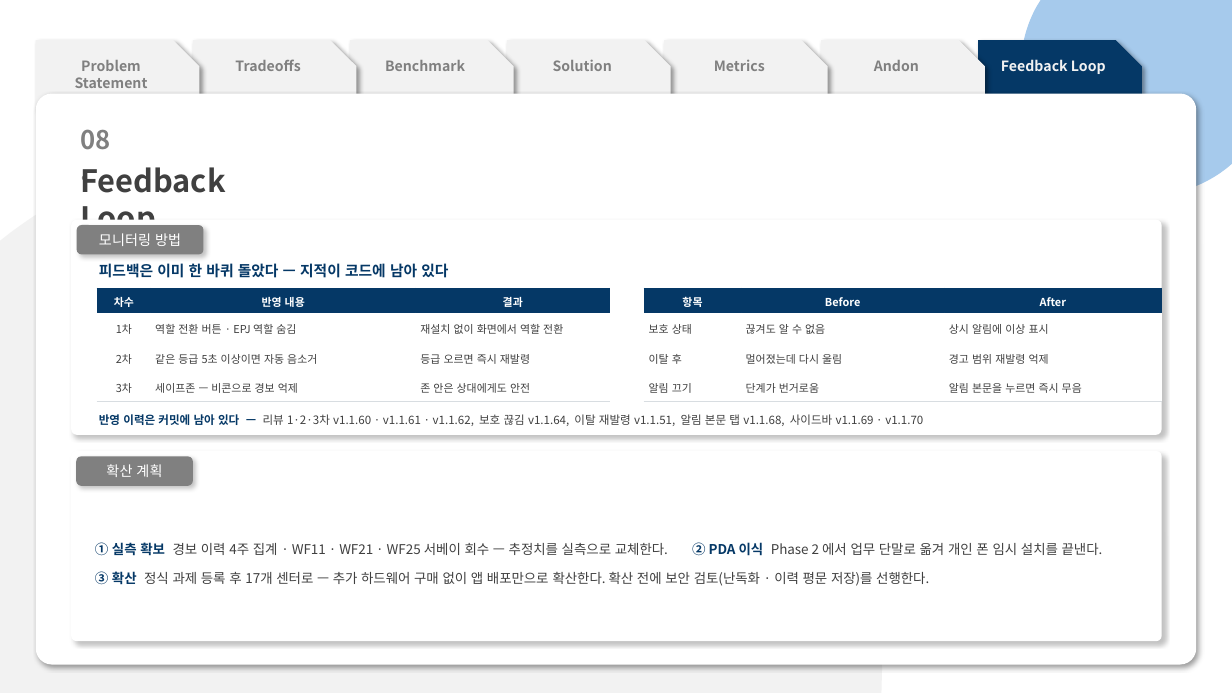
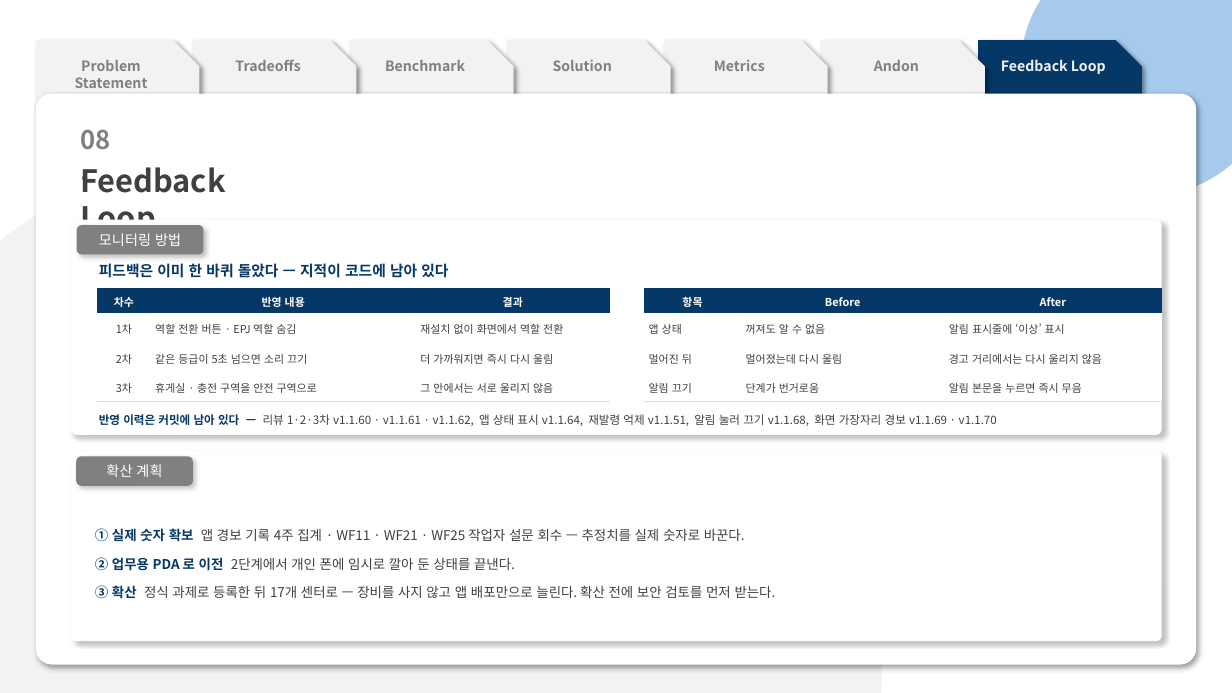
Before and after one commit to pslymzero-cyber/SafeAlert, a slide deck: slide 14 of docs/presentation/contest/SafeAlert_CouSolve_Contest.pptx. Drawn at 1232x693 pixels with LibreOffice and Linux fonts; fonts in the diff are those of the drawing. Boxes give left, top, right and bottom in pixels: in the first picture for what was removed or moved away, otherwise in the second. Text is boxed around its words. In the diff, an @@ line names an element or a change of style, - is before the commit and + after.

```diff
--- a/docs/presentation/contest/SafeAlert_CouSolve_Contest.pptx
+++ b/docs/presentation/contest/SafeAlert_CouSolve_Contest.pptx
@@ table at (x1=97, y1=288, x2=610, y2=402) @@
-row 3, column 2: 같은 등급 5초 이상이면 자동 음소거
+row 3, column 2: 같은 등급이 5초 넘으면 소리 끄기
-row 3, column 3: 등급 오르면 즉시 재발령
+row 3, column 3: 더 가까워지면 즉시 다시 울림
-row 4, column 2: 세이프존 — 비콘으로 경보 억제
+row 4, column 2: 휴게실 · 충전 구역을 안전 구역으로
-row 4, column 3: 존 안은 상대에게도 안전
+row 4, column 3: 그 안에서는 서로 울리지 않음
@@ table at (x1=644, y1=288, x2=1162, y2=402) @@
-row 2: 보호 상태 | 끊겨도 알 수 없음 | 상시 알림에 이상 표시
+row 2: 앱 상태 | 꺼져도 알 수 없음 | 알림 표시줄에 ‘이상’ 표시
-row 3, column 1: 이탈 후
+row 3, column 1: 멀어진 뒤
-row 3, column 3: 경고 범위 재발령 억제
+row 3, column 3: 경고 거리에서는 다시 울리지 않음
@@ text at (x1=99, y1=414, x2=997, y2=426): text changed @@
-반영 이력은 커밋에 남아 있다 — 리뷰 1·2·3차 v1.1.60 · v1.1.61 · v1.1.62, 보호 끊김 v1.1.64, 이탈 재발령 v1.1.51, 알림 본문 탭 v1.1.68, 사이드바 v1.1.69 · v1.1.70
+반영 이력은 커밋에 남아 있다 — 리뷰 1·2·3차 v1.1.60 · v1.1.61 · v1.1.62, 앱 상태 표시 v1.1.64, 재발령 억제 v1.1.51, 알림 눌러 끄기 v1.1.68, 화면 가장자리 경보 v1.1.69 · v1.1.70
@@ text in rounded rectangle at (x1=95, y1=528, x2=776, y2=599): text changed @@
-① 실측 확보 경보 이력 4주 집계 · WF11 · WF21 · WF25 서베이 회수 — 추정치를 실측으로 교체한다. ② PDA 이식 Phase 2 에서 업무 단말로 옮겨 개인 폰 임시 설치를 끝낸다.
-③ 확산 정식 과제 등록 후 17개 센터로 — 추가 하드웨어 구매 없이 앱 배포만으로 확산한다. 확산 전에 보안 검토(난독화 · 이력 평문 저장)를 선행한다.
+① 실제 숫자 확보 앱 경보 기록 4주 집계 · WF11 · WF21 · WF25 작업자 설문 회수 — 추정치를 실제 숫자로 바꾼다.
+② 업무용 PDA 로 이전 2단계에서 개인 폰에 임시로 깔아 둔 상태를 끝낸다.
+③ 확산 정식 과제로 등록한 뒤 17개 센터로 — 장비를 사지 않고 앱 배포만으로 늘린다. 확산 전에 보안 검토를 먼저 받는다.
```
Also in this commit, not shown: 13 other slides changed, 2 other files.
